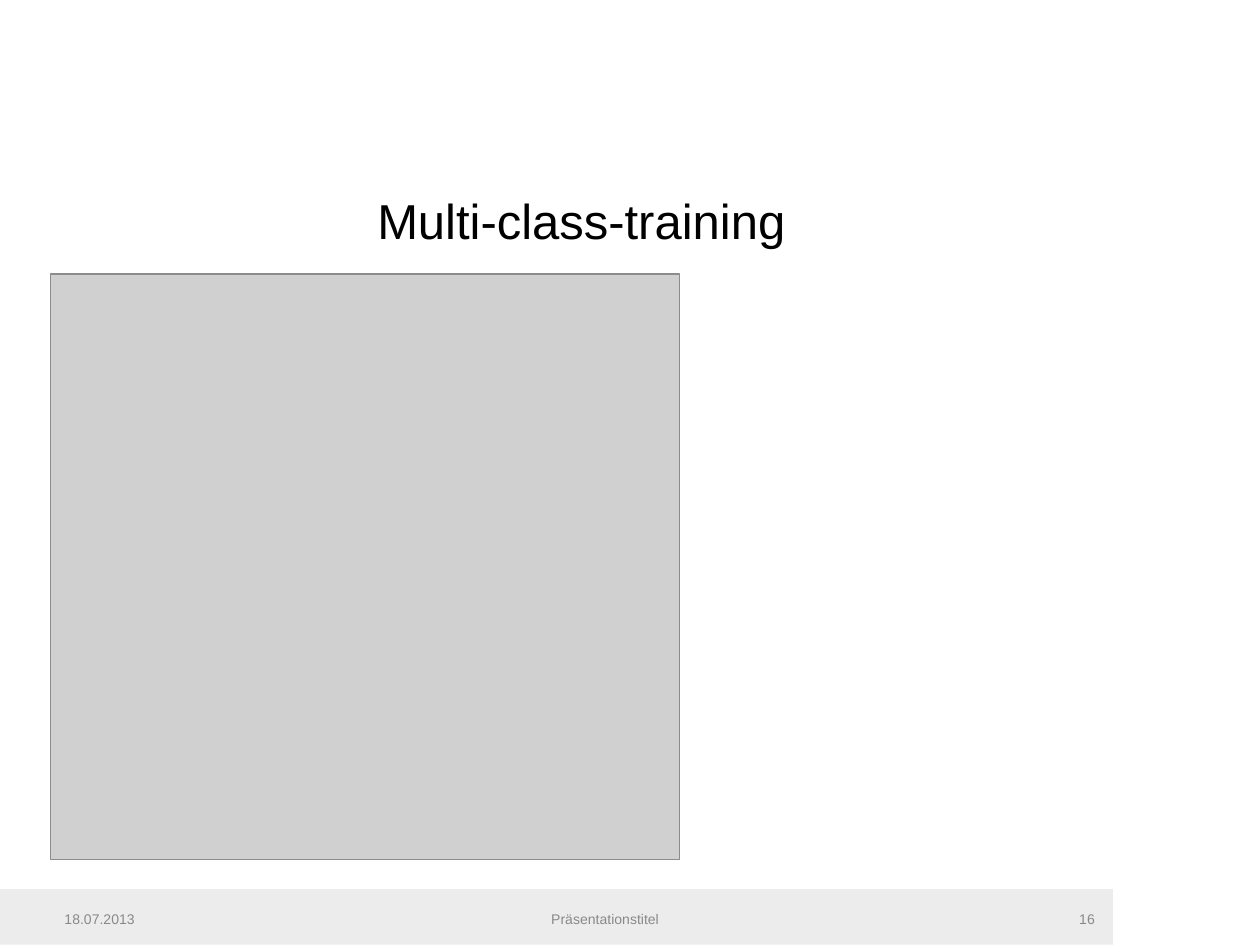
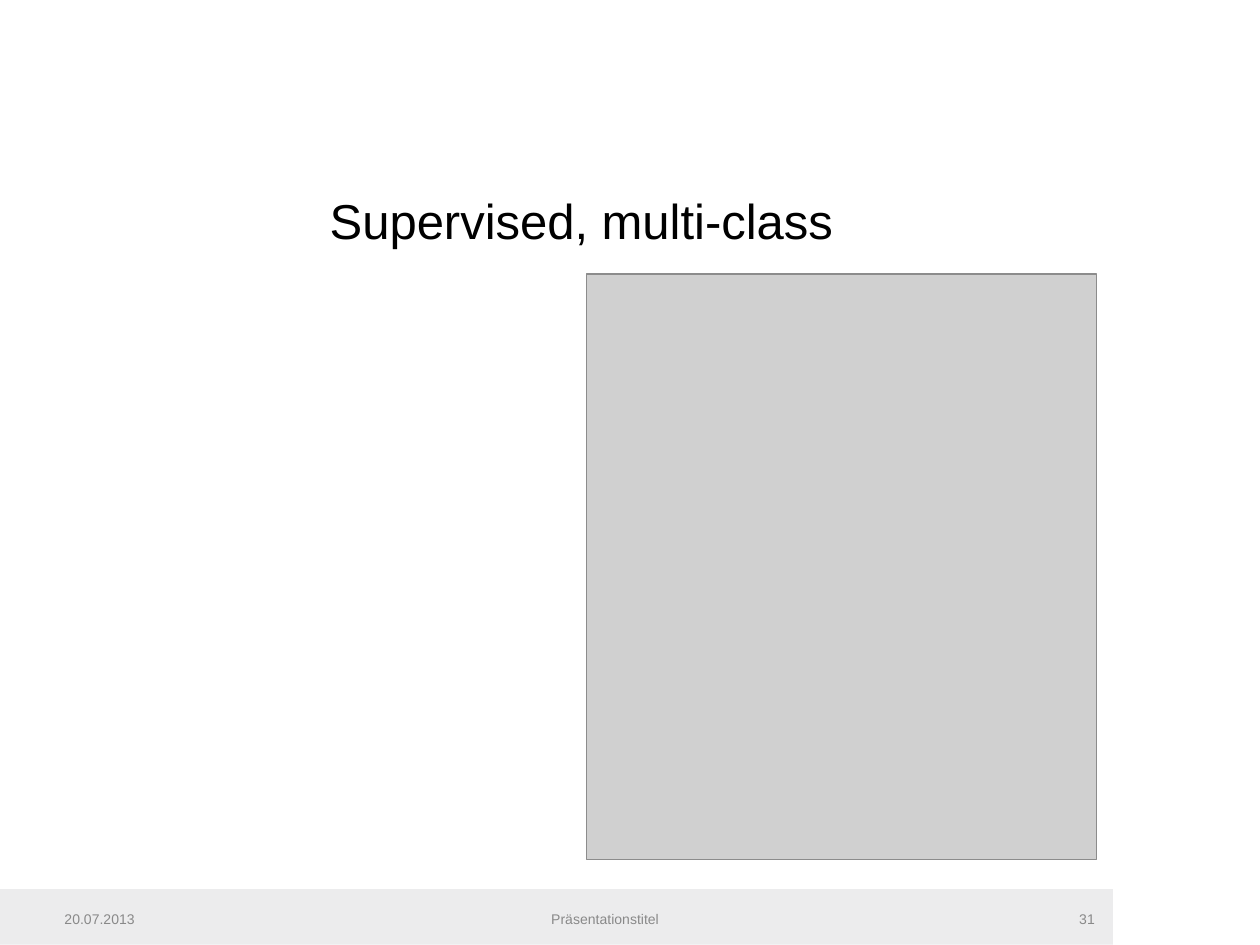
Before and after one commit to fera0013/MasterThesis, a slide deck: slide 31 of Documentation/SemiSupervisedMethodsInConditionMonitoring.pptx (slide 16 before the commit). Drawn at 1260x945 pixels with LibreOffice and Linux fonts; fonts in the diff are those of the drawing; grey boxes stand for pictures; background and template pictures are left out. Boxes give left, top, right and bottom in pixels: in the first picture for what was removed or moved away, otherwise in the second. Text is boxed around its words. In the diff, an @@ line names an element or a change of style, - is before the commit and + after.

```diff
--- a/Documentation/SemiSupervisedMethodsInConditionMonitoring.pptx
+++ b/Documentation/SemiSupervisedMethodsInConditionMonitoring.pptx
@@ text at (x1=330, y1=203, x2=833, y2=250): text changed @@
-Multi-class-training
+Supervised, multi-class
@@ picture resized from (x1=50, y1=275, x2=679, y2=859) to (x1=586, y1=275, x2=1096, y2=859) @@
@@ text at (x1=64, y1=914, x2=134, y2=924): text changed @@
-18.07.2013
+20.07.2013
@@ page number at (x1=1079, y1=914, x2=1095, y2=924): text changed @@
-16
+31
```
Also in this commit, not shown: 47 other slides changed, 20 slides added, 2 other files.
